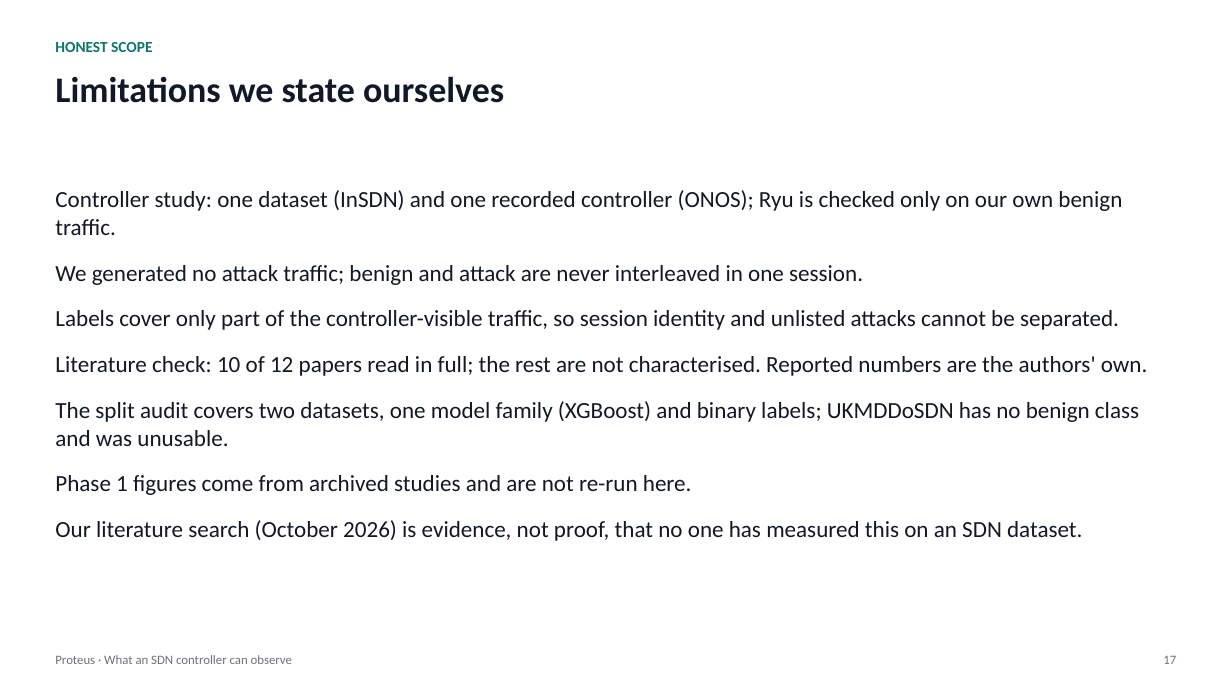
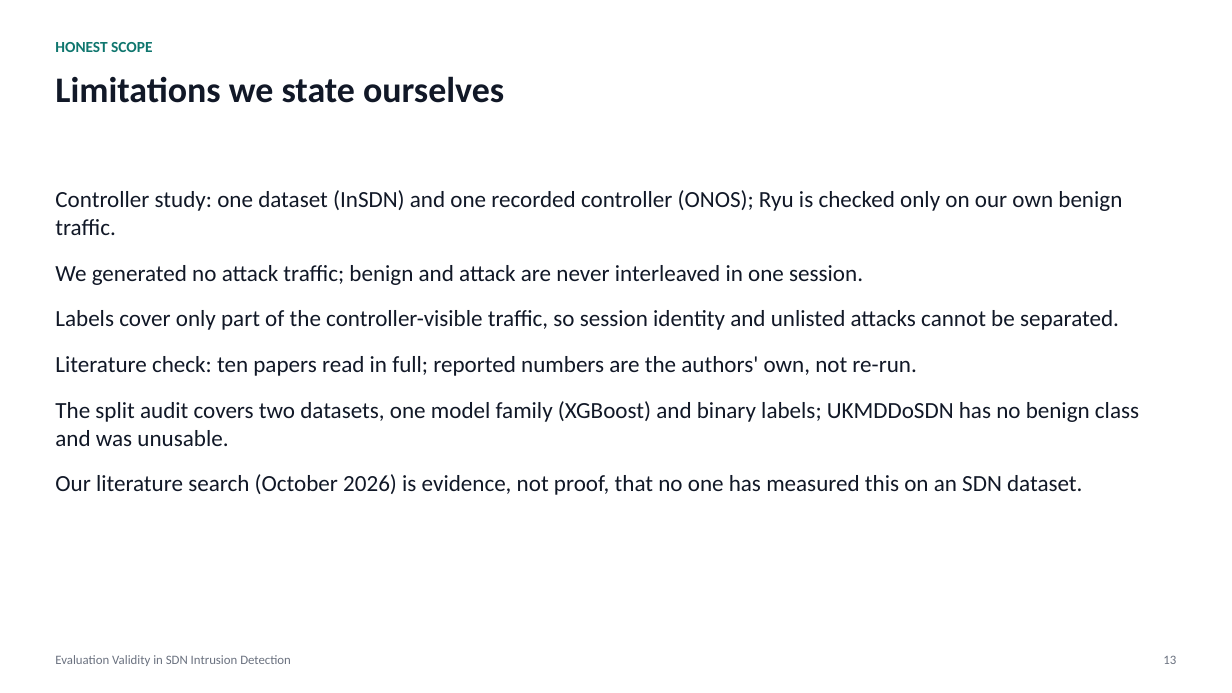
Before and after one commit to adhyan-jain/Proteus, a slide deck: slide 13 of research/insdn_controller/PRESENTATION.pptx (slide 17 before the commit). Drawn at 1232x693 pixels with LibreOffice and Linux fonts; fonts in the diff are those of the drawing. Boxes give left, top, right and bottom in pixels: in the first picture for what was removed or moved away, otherwise in the second. Text is boxed around its words. In the diff, an @@ line names an element or a change of style, - is before the commit and + after.

Commit message:
Deck: rebuild as 14 slides mirroring the paper (contributions, pipeline, audit, host structure on two datasets, limitations)

```diff
--- a/research/insdn_controller/PRESENTATION.pptx
+++ b/research/insdn_controller/PRESENTATION.pptx
@@ text at bbox=[55, 356, 916, 376]: text changed @@
-Literature check: 10 of 12 papers read in full; the rest are not characterised. Reported numbers are the authors' own.
+Literature check: ten papers read in full; reported numbers are the authors' own, not re-run.
@@ text at bbox=[55, 475, 692, 495]: paragraph removed @@
-Phase 1 figures come from archived studies and are not re-run here.
@@ text at bbox=[55, 655, 291, 666]: text changed @@
-Proteus · What an SDN controller can observe
+Evaluation Validity in SDN Intrusion Detection
@@ text at bbox=[1163, 655, 1176, 664]: text changed @@
-17
+13
```
Also in this commit, not shown: 9 other slides changed, 4 slides added, 8 slides removed, 1 other file.
